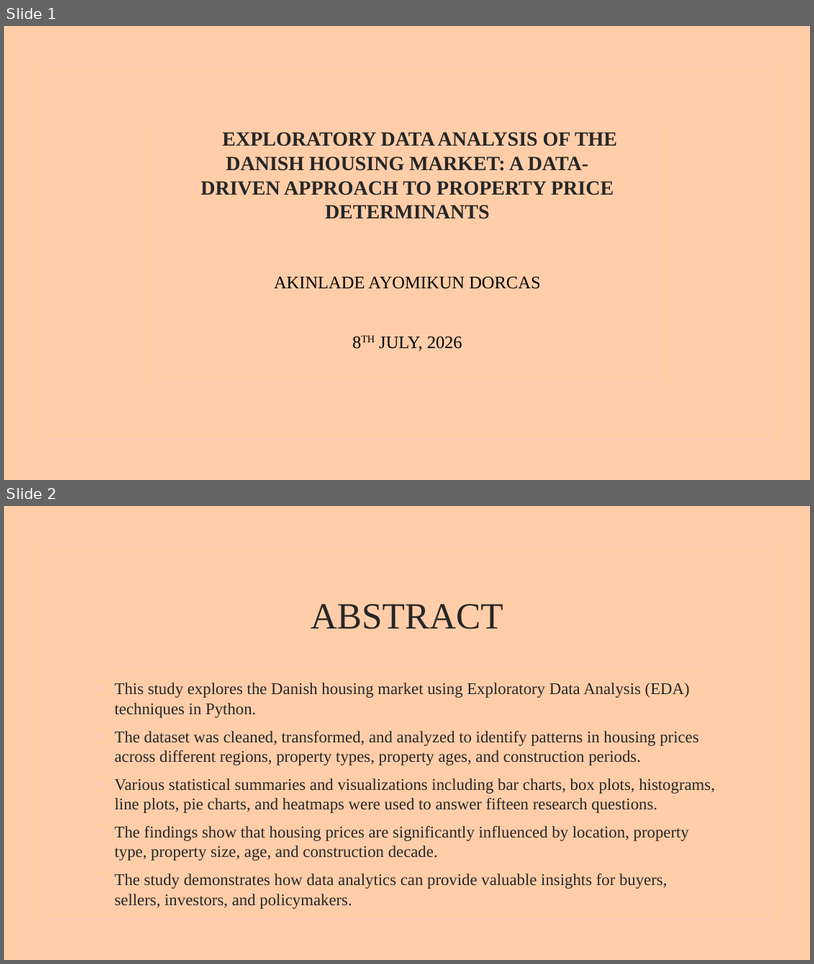
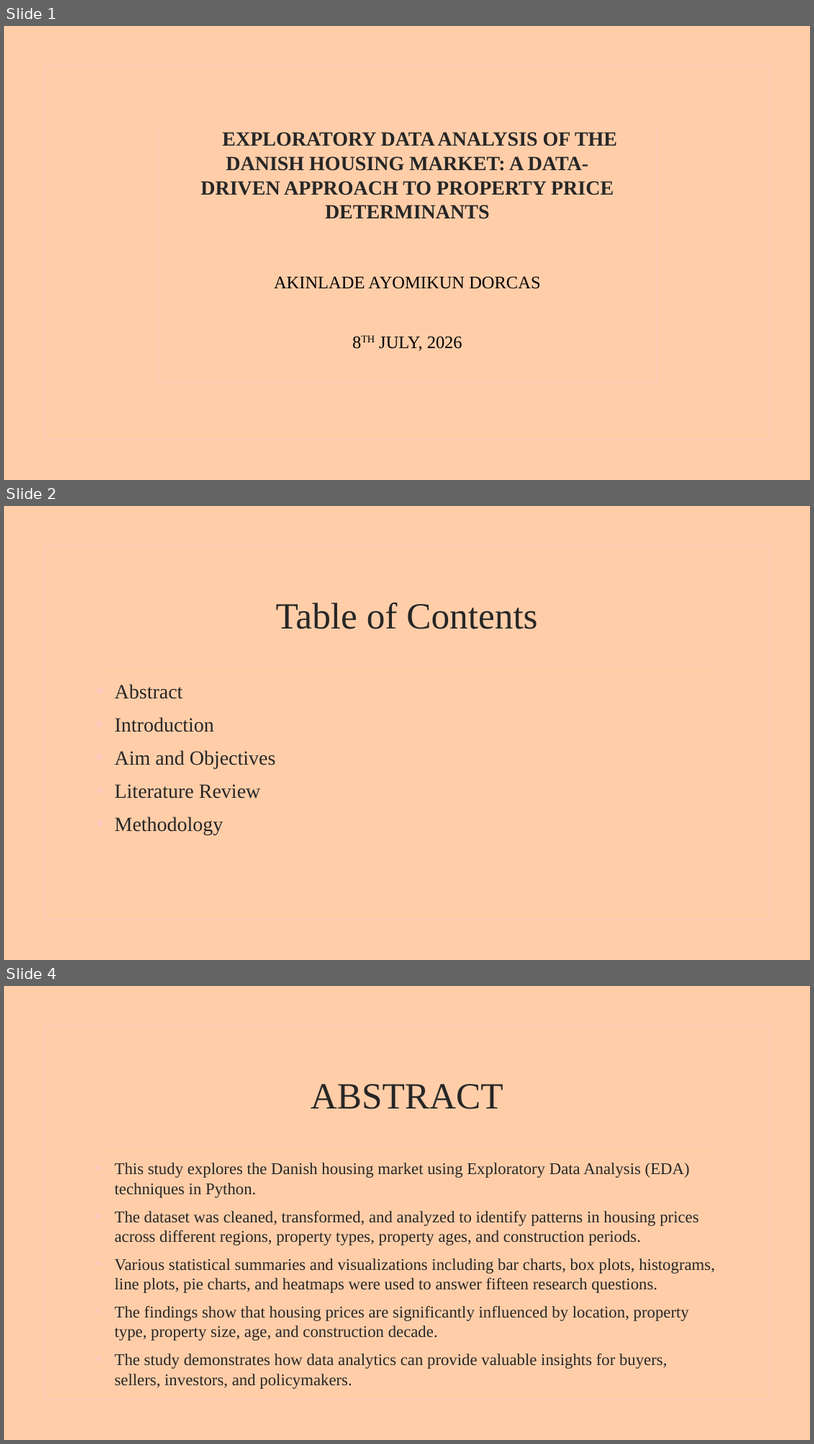
Before and after one commit to Ayomikun721/EXPLORATORY-DATA-ANALYSIS, a slide deck: AYOMIKUN EDA.pptx. Shown one above the other, each under a label of ours: slides 1 and 2 before the commit, slides 1, 2 and 4 after it; the slides between them are not shown. The pictures are 814x964 and 814x1444 pixels, drawn with LibreOffice and Linux fonts; fonts in the diff are those of the drawing; background and template pictures are left out. Boxes give left, top, right and bottom in pixels: in the first picture for what was removed or moved away, otherwise in the second. Text is boxed around its words. In the diff, an @@ line names an element or a change of style, - is before the commit and + after.

```diff
--- a/AYOMIKUN EDA.pptx
+++ b/AYOMIKUN EDA.pptx
@@ slide 2 added at (x1=4, y1=506, x2=810, y2=960), background picture (left out); not listed: 2 template elements that a slide beside it also shows @@
@@ title added at (x1=276, y1=602, x2=538, y2=629), 44 pt, text #262626 @@
+Table of Contents
@@ text added at (x1=115, y1=684, x2=276, y2=835), 24 pt, text #262626 @@
+• Abstract
+• Introduction
+• Aim and Objectives
+• Literature Review
+• Methodology
@@ what was slide 2 is now slide 4 @@
```
Also in this commit, not shown: 3 other slides added, 1 other file.
